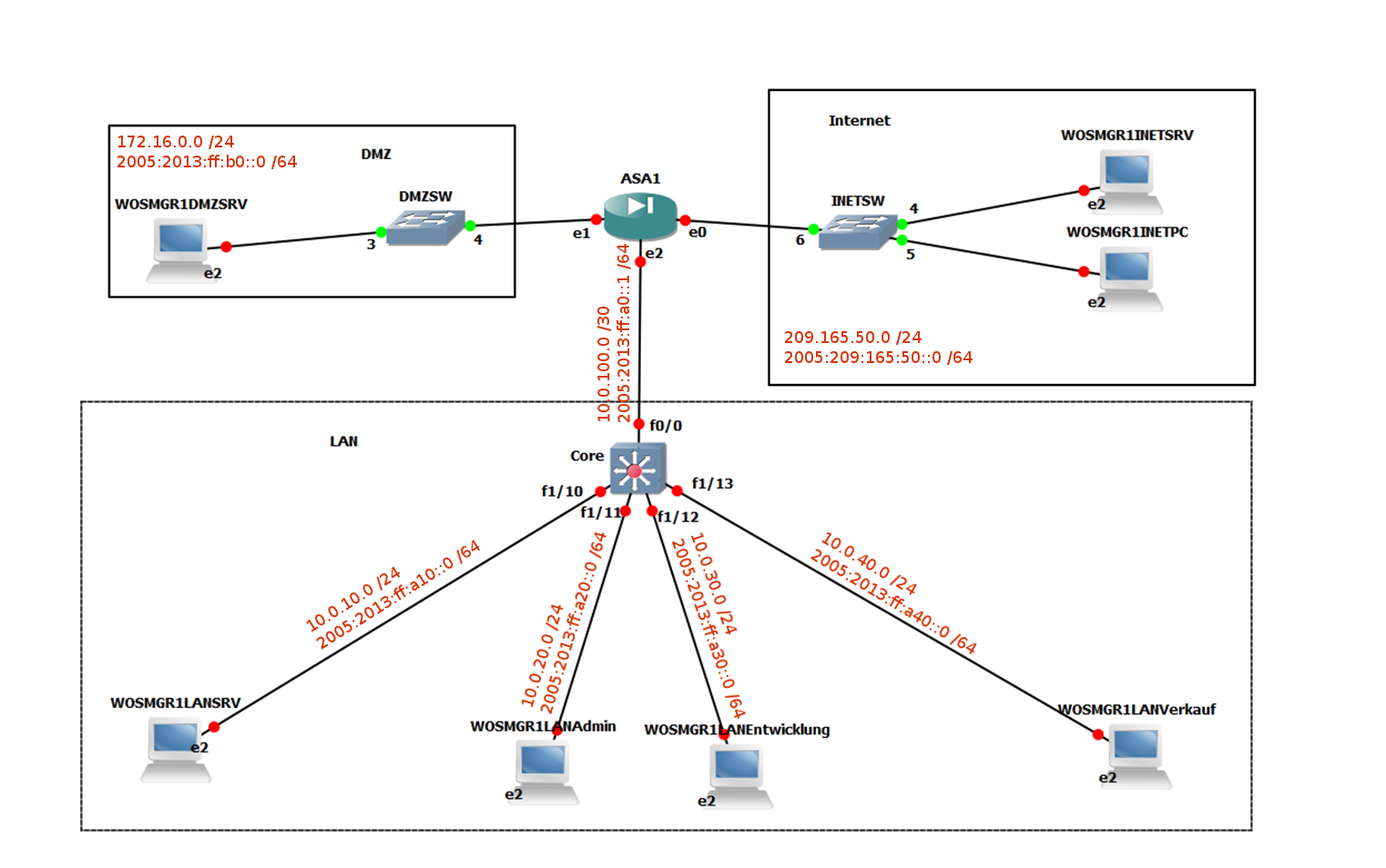
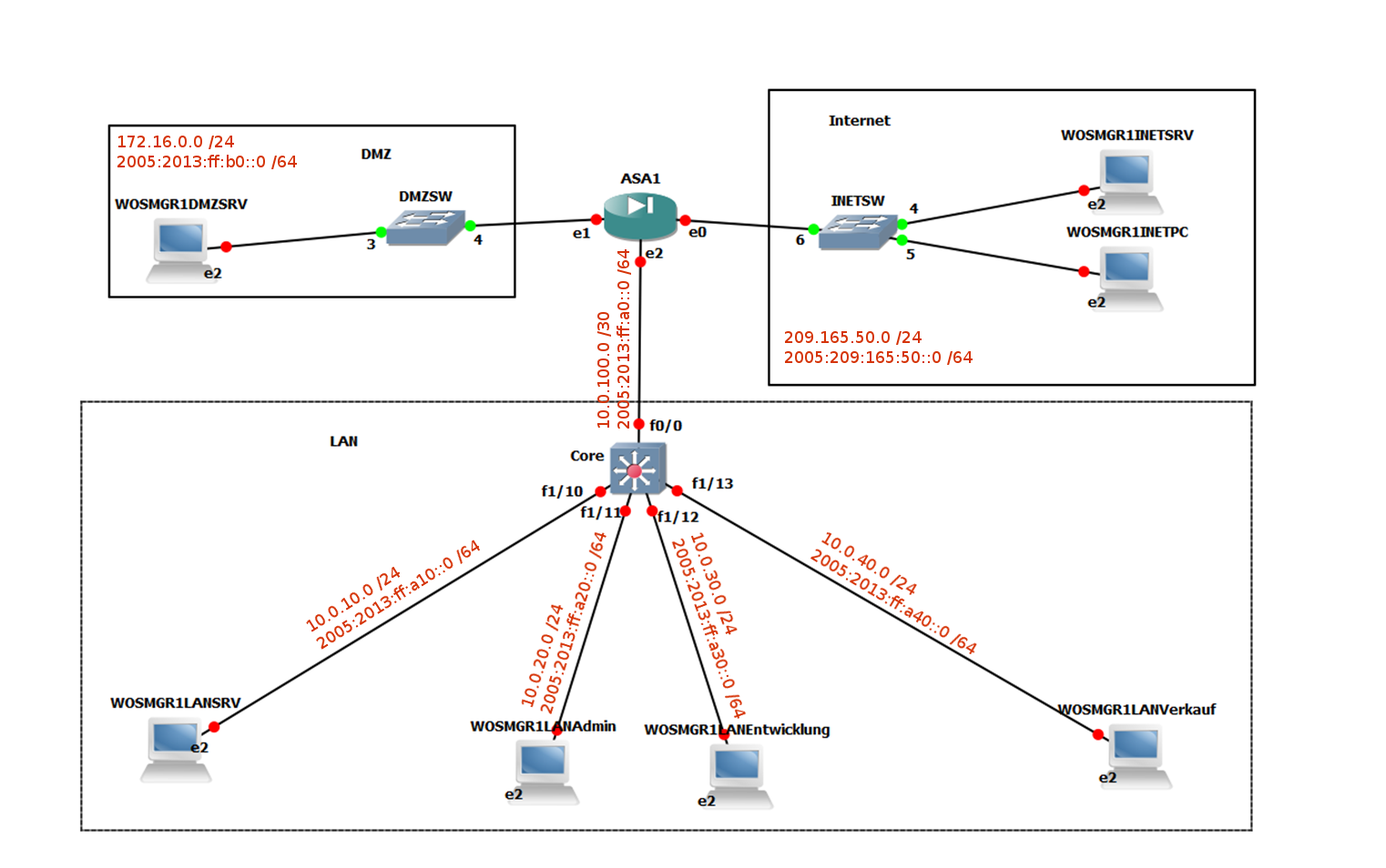
Layers edited between the first and the second (1386, 868) image:
painted on "10.0.100.0 /30 ..." over [left=596, top=243, right=631, bottom=429]
